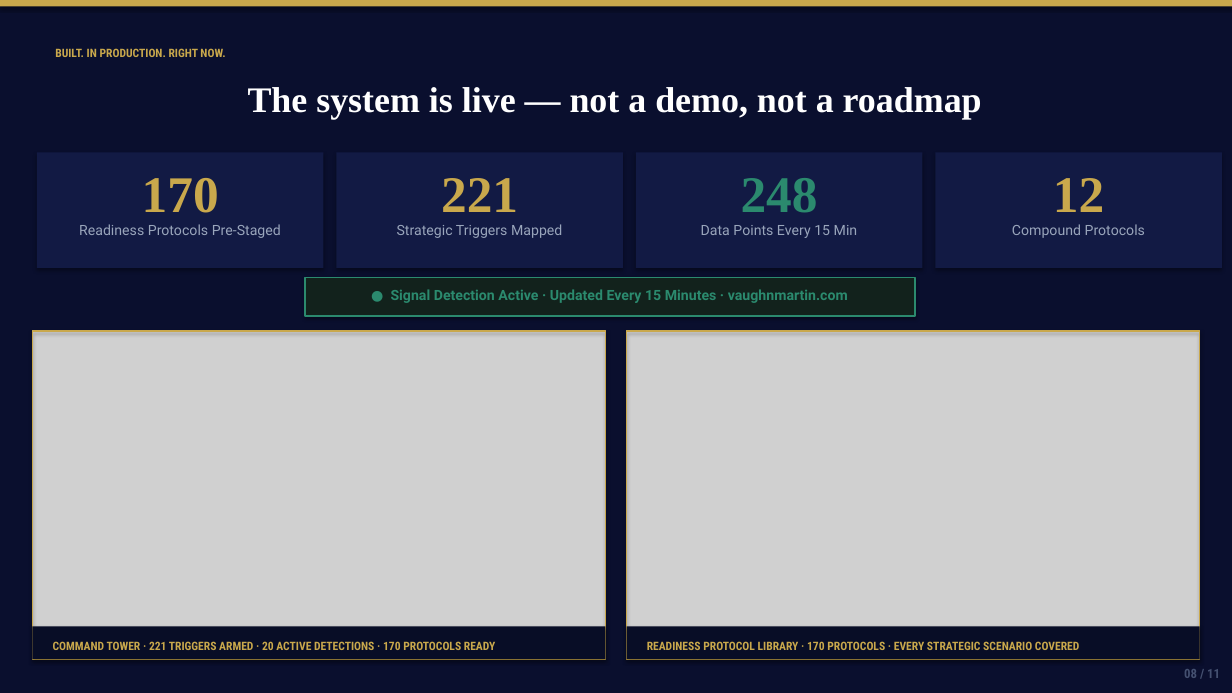
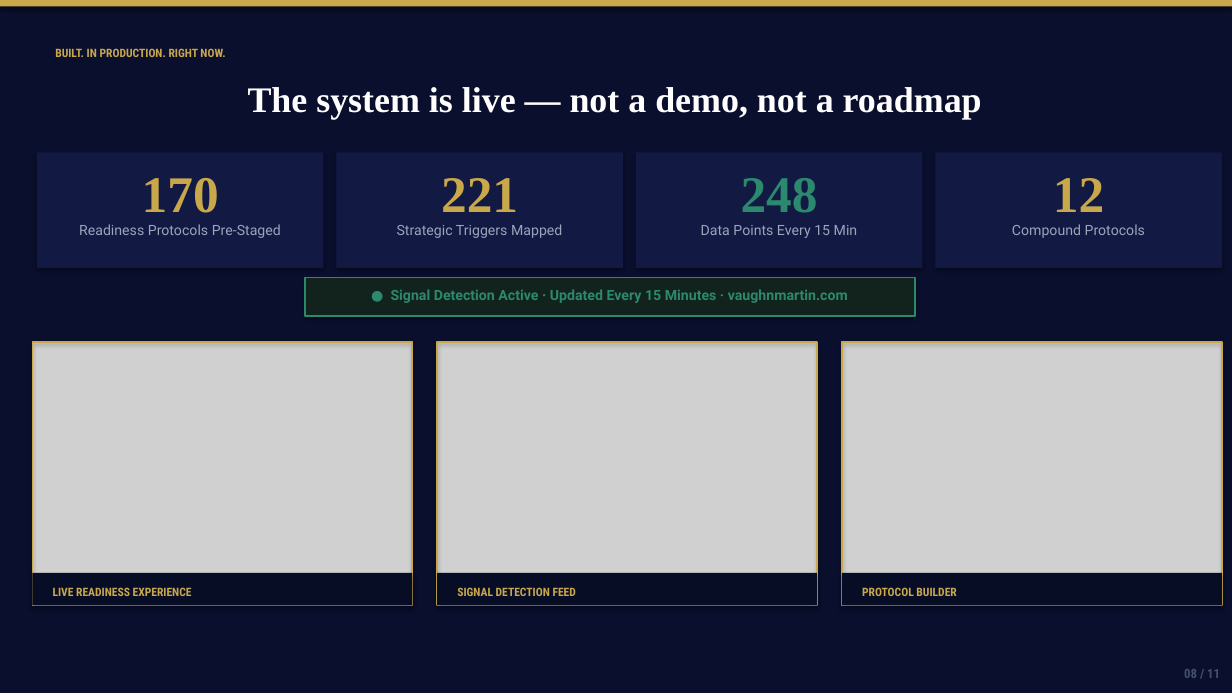
Before and after one commit to mbrunke18/CodePlatform1, a slide deck: slide 8 of attached_assets/VaughnMartin-Investor-Pitch-Deck.pptx. Drawn at 1232x693 pixels with LibreOffice and Linux fonts; fonts in the diff are those of the drawing; grey boxes stand for pictures. Boxes give left, top, right and bottom in pixels: in the first picture for what was removed or moved away, otherwise in the second. Text is boxed around its words. In the diff, an @@ line names an element or a change of style, - is before the commit and + after.

```diff
--- a/attached_assets/VaughnMartin-Investor-Pitch-Deck.pptx
+++ b/attached_assets/VaughnMartin-Investor-Pitch-Deck.pptx
@@ rectangle: place and size @@
-rectangle at (32, 331, 605, 659)
+rectangle at (32, 342, 412, 605)
@@ picture: place and size @@
-picture at (32, 331, 605, 659)
+picture at (32, 342, 412, 605)
@@ rectangle: place and size @@
-rectangle at (627, 331, 1200, 659)
+rectangle at (437, 342, 817, 605)
@@ picture: place and size @@
-picture at (627, 331, 1200, 659)
+picture at (437, 342, 817, 605)
@@ picture added at (842, 342, 1222, 605) @@
@@ rectangle added at (842, 342, 1222, 605), outline #C9A84C 1.2 pt @@
@@ rectangle: place and size @@
-rectangle at (32, 627, 605, 659)
+rectangle at (32, 573, 412, 605)
@@ text at (53, 587, 192, 596): text changed @@
-COMMAND TOWER · 221 TRIGGERS ARMED · 20 ACTIVE DETECTIONS · 170 PROTOCOLS READY
+LIVE READINESS EXPERIENCE
@@ rectangle: place and size @@
-rectangle at (627, 627, 1200, 659)
+rectangle at (437, 573, 817, 605)
@@ text added at (457, 587, 576, 596), 9 pt, text #C9A84C, bold @@
+SIGNAL DETECTION FEED
@@ rectangle added at (842, 573, 1222, 605), fill #080D26 @@
@@ text added at (862, 587, 956, 596), 9 pt, text #C9A84C, bold @@
+PROTOCOL BUILDER
@@ text removed at (647, 641, 1079, 650) @@
-READINESS PROTOCOL LIBRARY · 170 PROTOCOLS · EVERY STRATEGIC SCENARIO COVERED
```
Also in this commit, not shown: 2 other slides changed, 8 other files.
